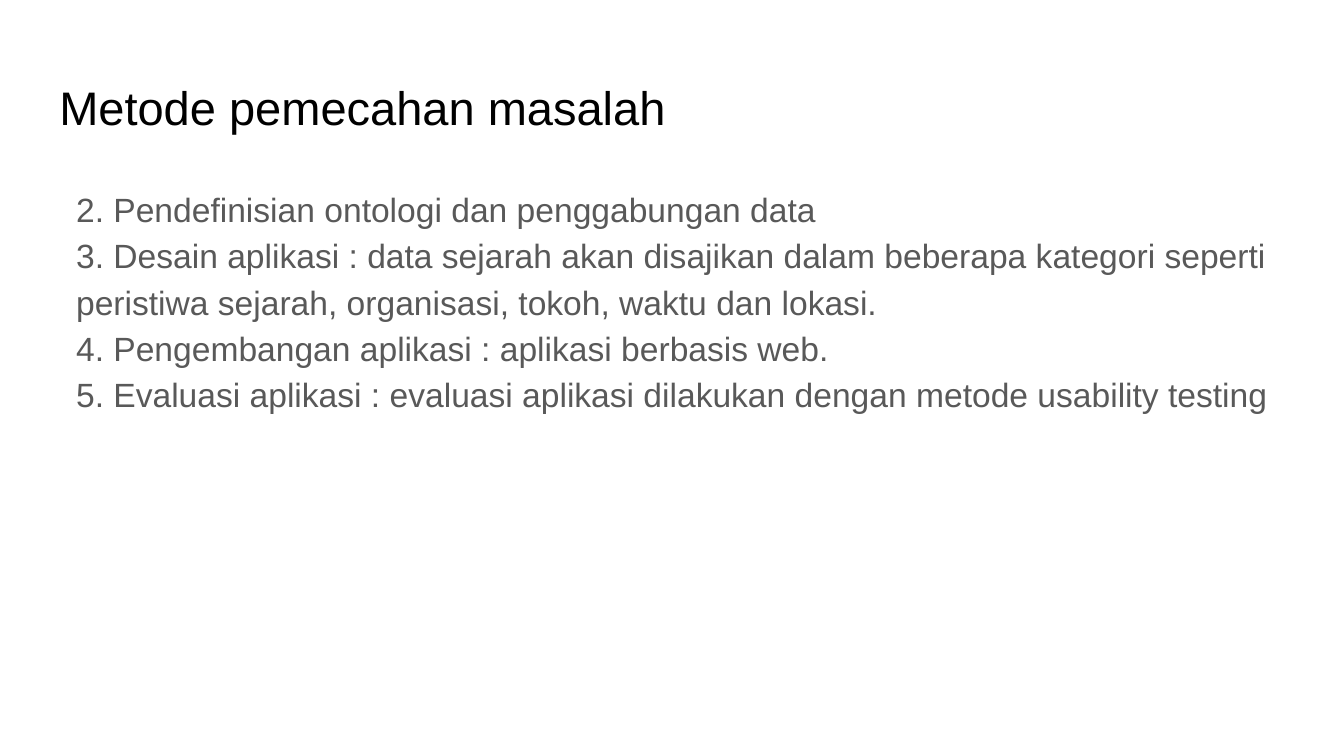
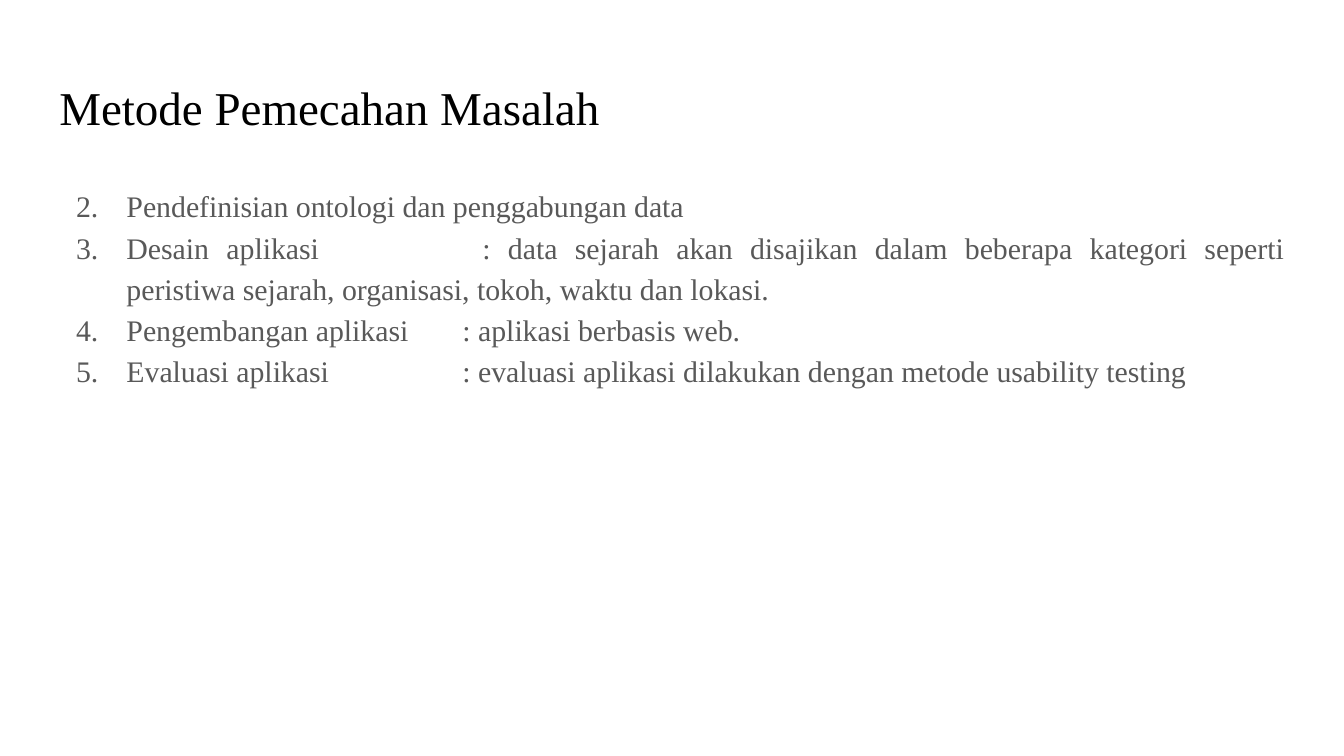
Before and after one commit to rcsenlia/Ontologi-Sejarah-Indonesia, a slide deck: slide 9 of RichieChristiansenSenlia/Draft Proposal - Richie Christiansen Senlia.pptx. Drawn at 1344x756 pixels with LibreOffice and Linux fonts; fonts in the diff are those of the drawing. Boxes give left, top, right and bottom in pixels: in the first picture for what was removed or moved away, otherwise in the second. Text is boxed around its words. In the diff, an @@ line names an element or a change of style, - is before the commit and + after.

```diff
--- a/RichieChristiansenSenlia/Draft Proposal - Richie Christiansen Senlia.pptx
+++ b/RichieChristiansenSenlia/Draft Proposal - Richie Christiansen Senlia.pptx
@@ title at (x1=59, y1=92, x2=599, y2=126): text changed; font Arial to Times New Roman @@
-Metode pemecahan masalah
+Metode Pemecahan Masalah
@@ text at (x1=126, y1=196, x2=1283, y2=388): text changed; size 18 to 16 pt; font Arial to Times New Roman @@
-2. Pendefinisian ontologi dan penggabungan data
-3. Desain aplikasi : data sejarah akan disajikan dalam beberapa kategori seperti peristiwa sejarah, organisasi, tokoh, waktu dan lokasi.
-4. Pengembangan aplikasi : aplikasi berbasis web.
-5. Evaluasi aplikasi : evaluasi aplikasi dilakukan dengan metode usability testing
+2. Pendefinisian ontologi dan penggabungan data
+3. Desain aplikasi : data sejarah akan disajikan dalam beberapa kategori seperti peristiwa sejarah, organisasi, tokoh, waktu dan lokasi.
+4. Pengembangan aplikasi : aplikasi berbasis web.
+5. Evaluasi aplikasi : evaluasi aplikasi dilakukan dengan metode usability testing
```
Also in this commit, not shown: 10 other slides changed.
